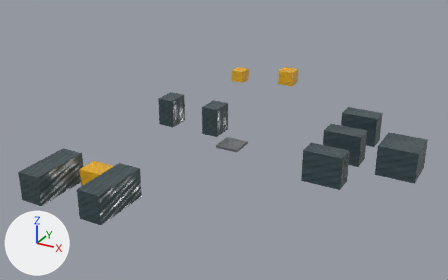
An edit to the FBX model stw-o3de/Project/Assets/IndustrialYard/STW_INDUSTRIAL_YARD_01/Environment/STW_INDUSTRIAL_YARD_01_cover.fbx, drawn before and after from the same camera.
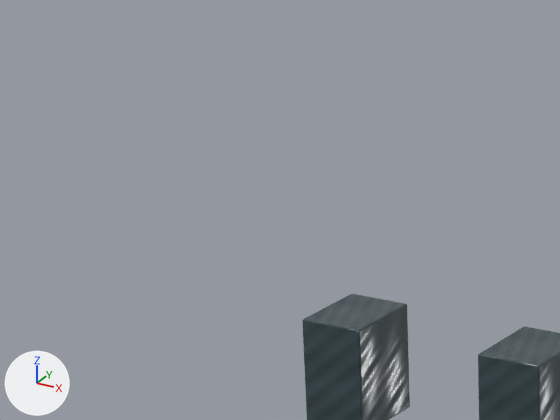
There are two pictures of each version: one whole from a 50 mm camera at (27.3, -43.9, 21.3) aimed at (3.3, -0.3, -0.5), one close up on the part from 19% to 50% of the width and 7% to 44% of the height. Lighting does not change. The marker at lower left points along +X, +Y and +Z. The first two pictures are the older version.

In view in the first close-up: 'left_cover_cladding', 'right_cover_cladding'.
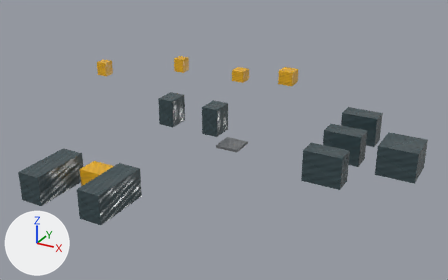
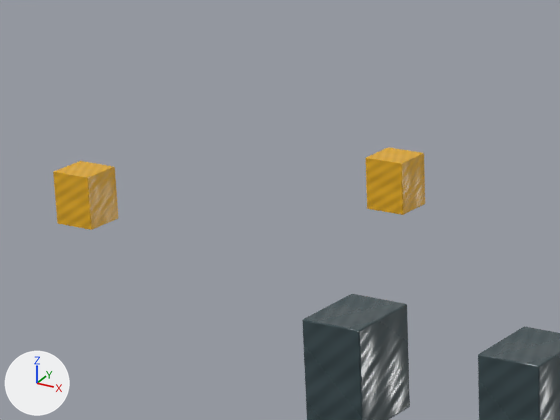
Boxes (x1, y1, x2, y2) around the edits, measured in the close-ups (560 x 420 px):
'connector_nw_cover_a', added (orange): after (53, 161, 118, 230)
'connector_nw_cover_b', added (orange): after (365, 147, 425, 215)

The change, as a list of edits to the scene's bpy script:
```text
Add me_cube_188_1:
    me_cube_188_1.from_pydata(...)  # 56 vertices, 54 faces; spans x -0.6..0.6, y -0.6..0.6, z -0.75..0.75
    me_cube_188_1.materials.append(mat_m_iy_hazard)
Add me_cube_189_1:
    me_cube_189_1.from_pydata(...)  # 56 vertices, 54 faces; spans x -0.6..0.6, y -0.6..0.6, z -0.75..0.75
    me_cube_189_1.materials.append(mat_m_iy_hazard)
Add ob_connector_nw_cover_a:
    ob_connector_nw_cover_a = bpy.data.objects.new('connector_nw_cover_a', me_cube_188_1)
    ob_connector_nw_cover_a.location = (-16.8, 8.5, 0.75)
Add ob_connector_nw_cover_b:
    ob_connector_nw_cover_b = bpy.data.objects.new('connector_nw_cover_b', me_cube_189_1)
    ob_connector_nw_cover_b.location = (-10.0, 13.8, 0.75)
```
